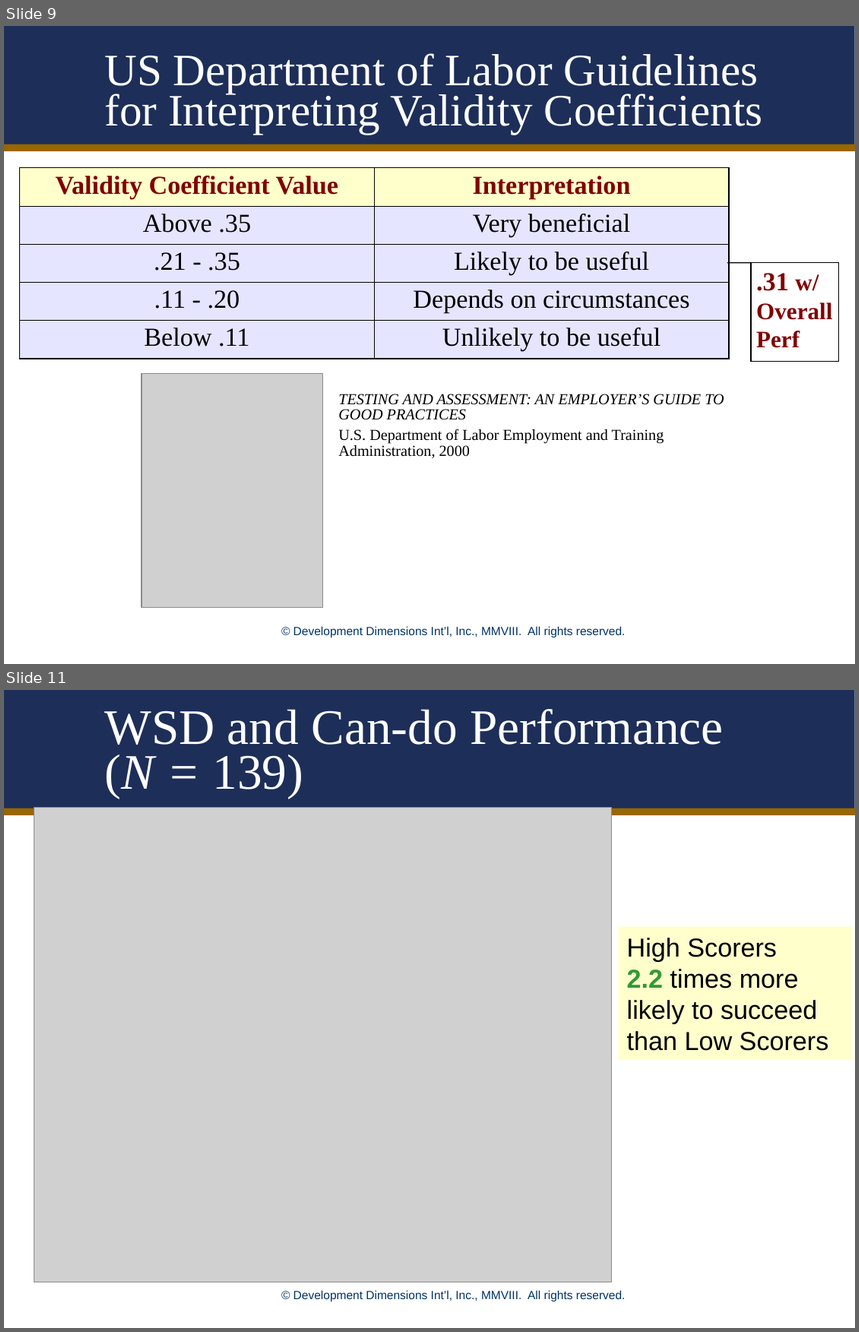
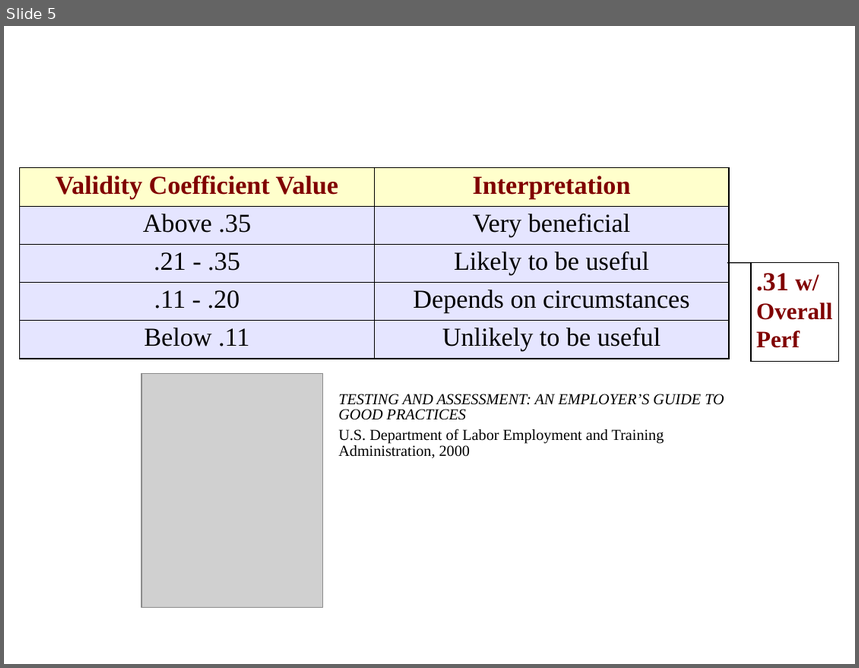
Before and after one commit to JillBudden/Scoring-Algo-Predicting-Performance-2, a slide deck: Results.ppt. Shown one above the other, each under a label of ours: slides 9 and 11 before the commit, slide 5 after it; the slides between them are not shown. The pictures are 859x1332 and 859x668 pixels, drawn with LibreOffice and Linux fonts; fonts in the diff are those of the drawing; grey boxes stand for pictures; background and template pictures are left out. Boxes give left, top, right and bottom in pixels: in the first picture for what was removed or moved away, otherwise in the second. Text is boxed around its words. In the diff, an @@ line names an element or a change of style, - is before the commit and + after.

Commit message:
High Level Results

```diff
--- a/Results.ppt
+++ b/Results.ppt
@@ slide 11 removed at <box>4,690,855,1328</box>, background #FFFFFF; not listed: 3 template elements that a slide beside it also shows @@
@@ title removed at <box>105,709,724,798</box> @@
-WSD and Can-do Performance
-(N = 139)
@@ picture removed at <box>34,808,612,1283</box> @@
@@ rectangle removed at <box>619,926,853,1060</box> @@
-High Scorers
-2.2 times more likely to succeed
-than Low Scorers
@@ what was slide 9 is now slide 5 @@
@@ slide 5 changed as well @@
@@ rectangle removed at <box>4,26,855,147</box> @@
@@ title removed at <box>105,53,763,134</box> @@
-US Department of Labor Guidelines for Interpreting Validity Coefficients
@@ line removed from (4, 148) to (855, 148) @@
@@ text removed at <box>294,626,626,639</box> @@
-© Development Dimensions Int’l, Inc., MMVIII. All rights reserved.
```
Also in this commit, not shown: 4 other slides changed, 25 other slides removed.
